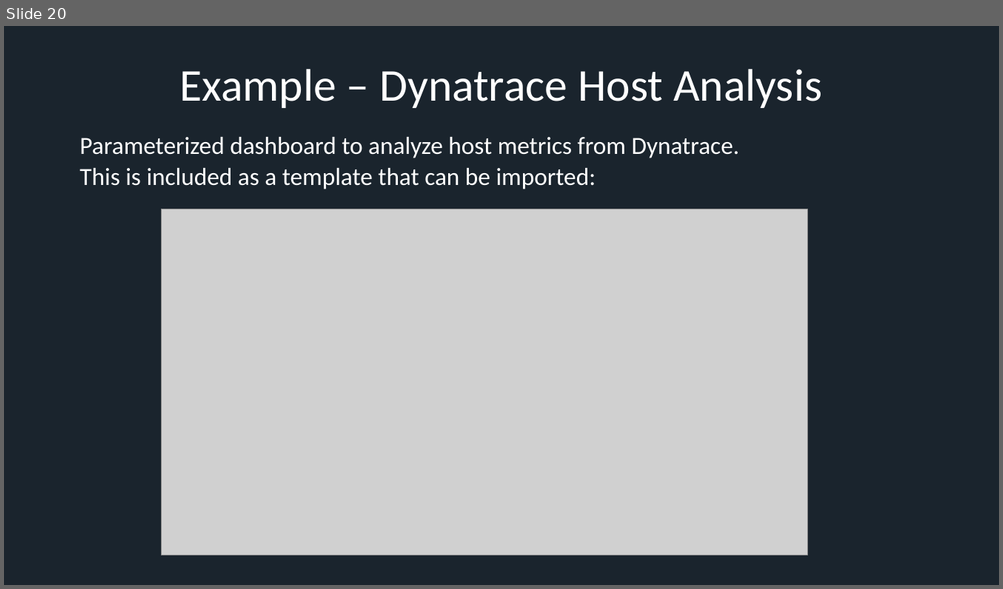
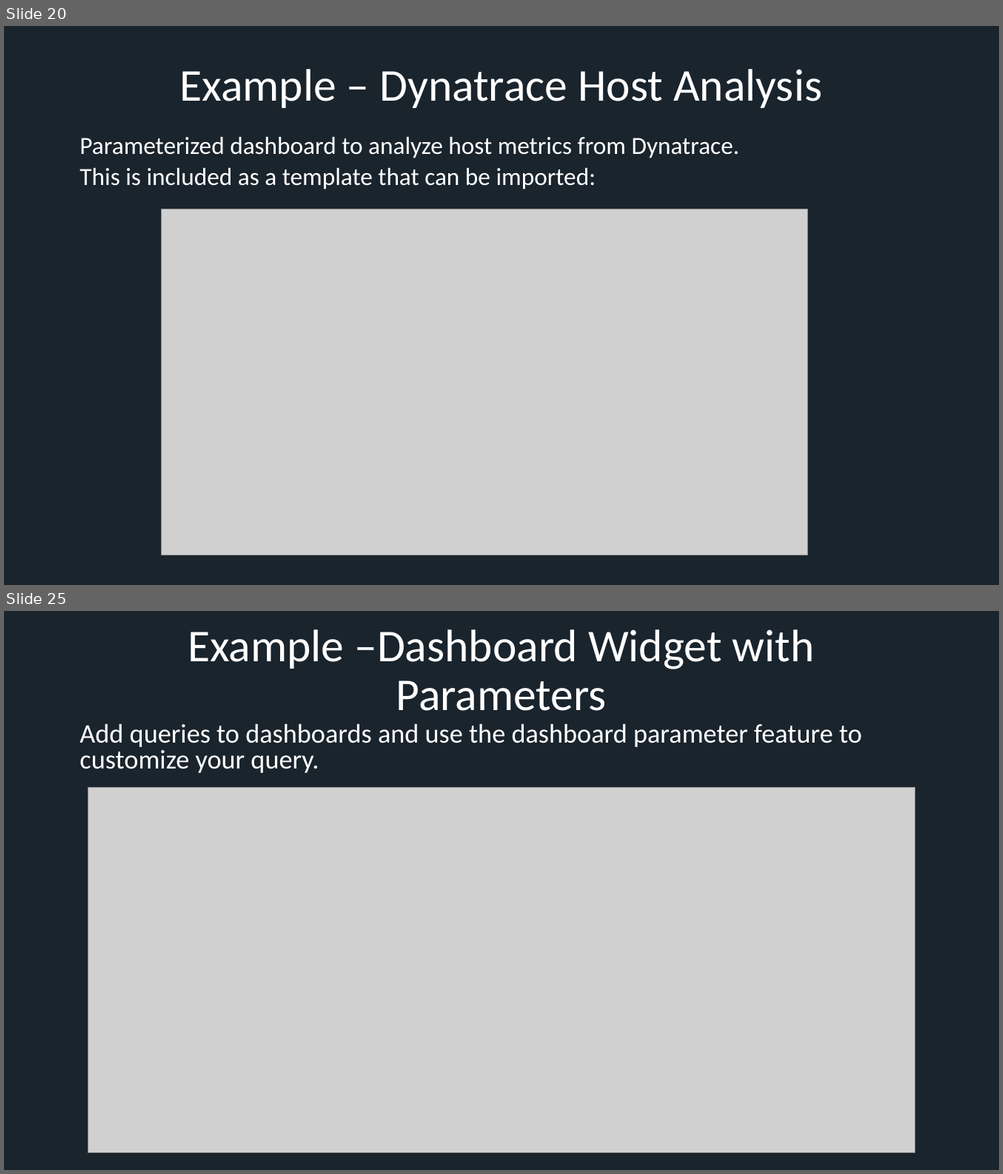
Before and after one commit to xresch/EngineeredMonitoringPlatform, a slide deck: EngineeredMonitoringPlatform/docs/EMP_PresentationSlides.pptx. Shown one above the other, each under a label of ours: slide 20 before the commit, slides 20 and 25 after it; the slides between them are not shown. The pictures are 1003x589 and 1003x1174 pixels, drawn with LibreOffice and Linux fonts; fonts in the diff are those of the drawing; grey boxes stand for pictures. Boxes give left, top, right and bottom in pixels: in the first picture for what was removed or moved away, otherwise in the second. Text is boxed around its words. In the diff, an @@ line names an element or a change of style, - is before the commit and + after.

Commit message:
added slides for query feature

```diff
--- a/EngineeredMonitoringPlatform/docs/EMP_PresentationSlides.pptx
+++ b/EngineeredMonitoringPlatform/docs/EMP_PresentationSlides.pptx
@@ slide 25 added at (x1=4, y1=611, x2=999, y2=1170), background #1A242D @@
@@ title added at (x1=188, y1=629, x2=814, y2=711), 44 pt, text #FFFFFF @@
+Example –Dashboard Widget with Parameters
@@ text added at (x1=79, y1=723, x2=862, y2=773), 25.9 pt, text #FFFFFF @@
+Add queries to dashboards and use the dashboard parameter feature to customize your query.
@@ picture added at (x1=88, y1=787, x2=915, y2=1153) @@
```
Also in this commit, not shown: 4 other slides added.
